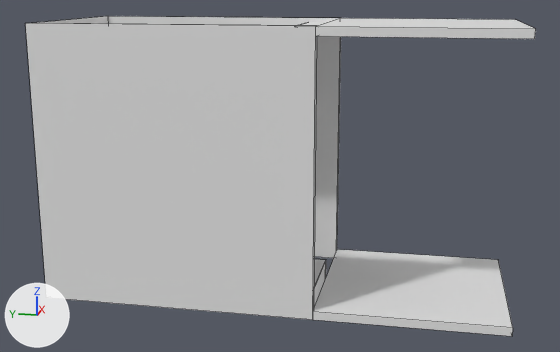
Renders of the FBX model Assets/Models/Room/stairs wall.fbx from each side of a commit.
Camera for both pictures: a camera (50 mm lens) standing at (-7.43, -1.14, 3.38) and looking at (0.94, 0.53, 1.29). Every picture has the same lights, and +X, +Y and +Z are marked at lower left. Mesh edges are drawn as thin lines. Where no turn or scale is listed for an object, it has been applied to the vertices. Vertices at the same position are counted once.

In view in the first picture: 'Cube', 'stairs'.
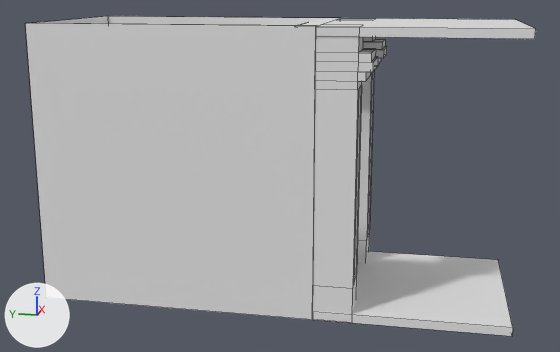
Patch to the scene script:
```diff
--- a/Assets/Models/Room/stairs wall.fbx.py
+++ b/Assets/Models/Room/stairs wall.fbx.py
@@ me_plane_005 @@
 # used by ob_stairs; location = (0.0, 0.0, 0.0)
-me_plane_005.from_pydata(...)  # 28 vertices, 26 faces; spans x 0.0..2.0, y -2.0..3.0, z 0.0..3.0
+me_plane_005.from_pydata(...)  # 144 vertices, 134 faces; spans x 0.0..2.0, y -2.0..3.0, z 0.0..3.0
+# me_plane_005 part 1: a new loose piece of 58 vertices spanning x 0.01..0.56, y -0.55..0.0, z 0.0..2.99
+# me_plane_005 part 2: a new loose piece of 58 vertices spanning x 1.43..1.99, y -0.55..0.0, z 0.0..2.99
```

Location of each change, [x1, y1, x2, y2] in pixels of the pictures (560 x 352 px):
part 1 of me_plane_005, added: after [313, 36, 378, 314]
part 2 of me_plane_005, added: after [357, 37, 387, 263]
